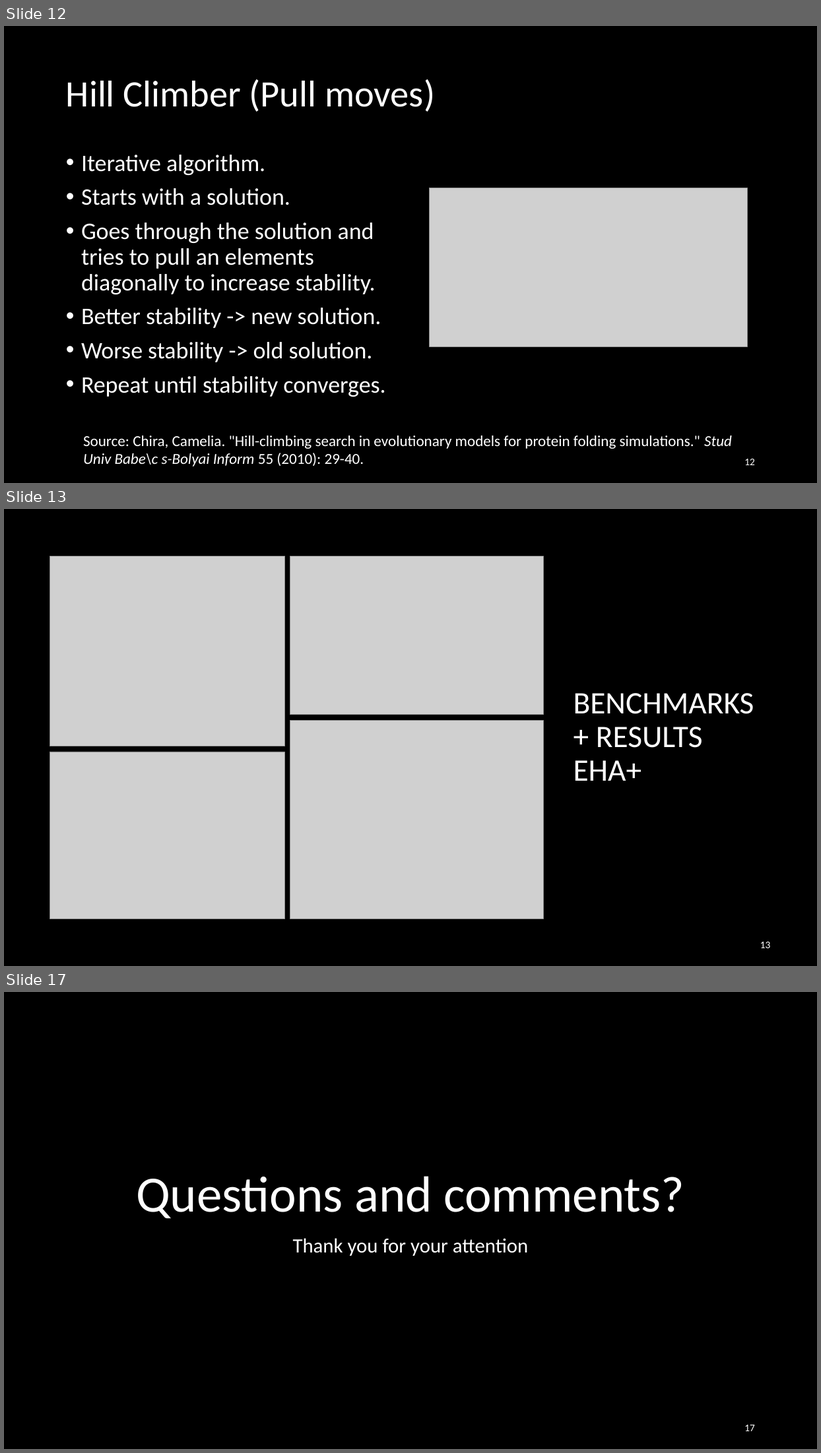
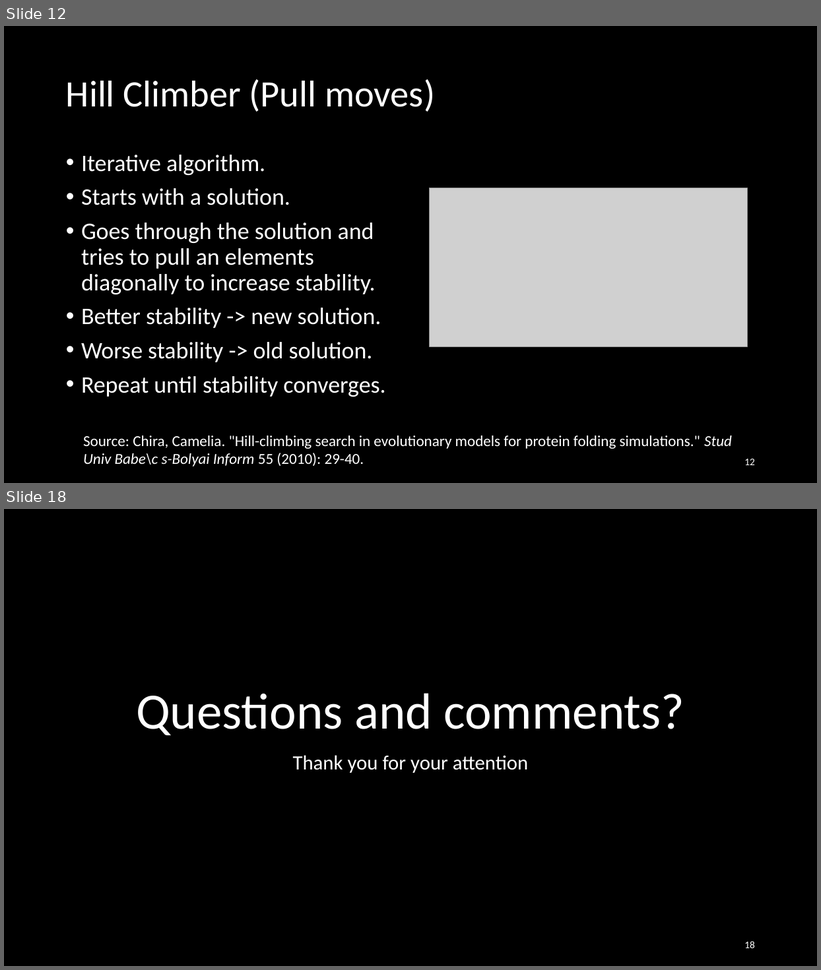
Before and after one commit to Loek21/Protein-Pow-d-er, a slide deck: Documentation/PPP, Week 2, Meeting 1.pptx. Shown one above the other, each under a label of ours: slides 12, 13 and 17 before the commit, slides 12 and 18 after it; the slides between them are not shown. The pictures are 821x1453 and 821x970 pixels, drawn with LibreOffice and Linux fonts; fonts in the diff are those of the drawing; grey boxes stand for pictures. Boxes give left, top, right and bottom in pixels: in the first picture for what was removed or moved away, otherwise in the second. Text is boxed around its words. In the diff, an @@ line names an element or a change of style, - is before the commit and + after.

```diff
--- a/Documentation/PPP, Week 2, Meeting 1.pptx
+++ b/Documentation/PPP, Week 2, Meeting 1.pptx
@@ slide 13 removed at bbox=[4, 509, 817, 966], background #000000 @@
@@ picture removed at bbox=[50, 556, 285, 747] @@
@@ picture removed at bbox=[290, 556, 543, 715] @@
@@ title removed at bbox=[574, 693, 754, 781] @@
-BENCHMARKS + RESULTS EHA+
@@ picture removed at bbox=[290, 721, 543, 920] @@
@@ picture removed at bbox=[50, 752, 285, 919] @@
@@ page number removed at bbox=[760, 942, 771, 949] @@
-13
@@ what was slide 17 is now slide 18 @@
@@ page number at bbox=[745, 941, 755, 949]: text changed @@
-17
+18
```
Also in this commit, not shown: 3 slides changed, 2 slides added, 1 other file.
